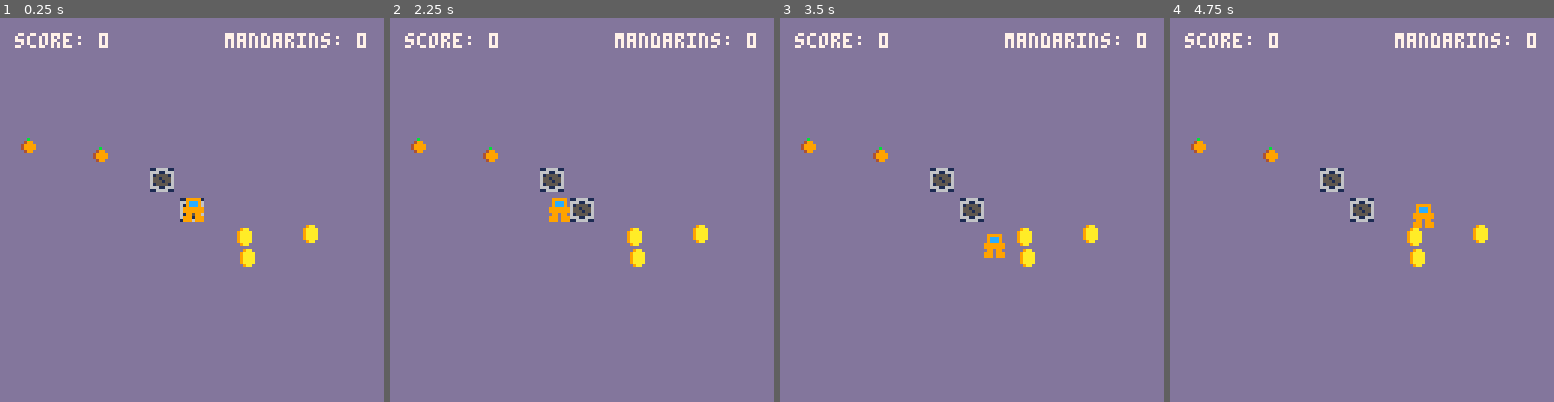
Above: before the commit, frames 1-4 (left to right).
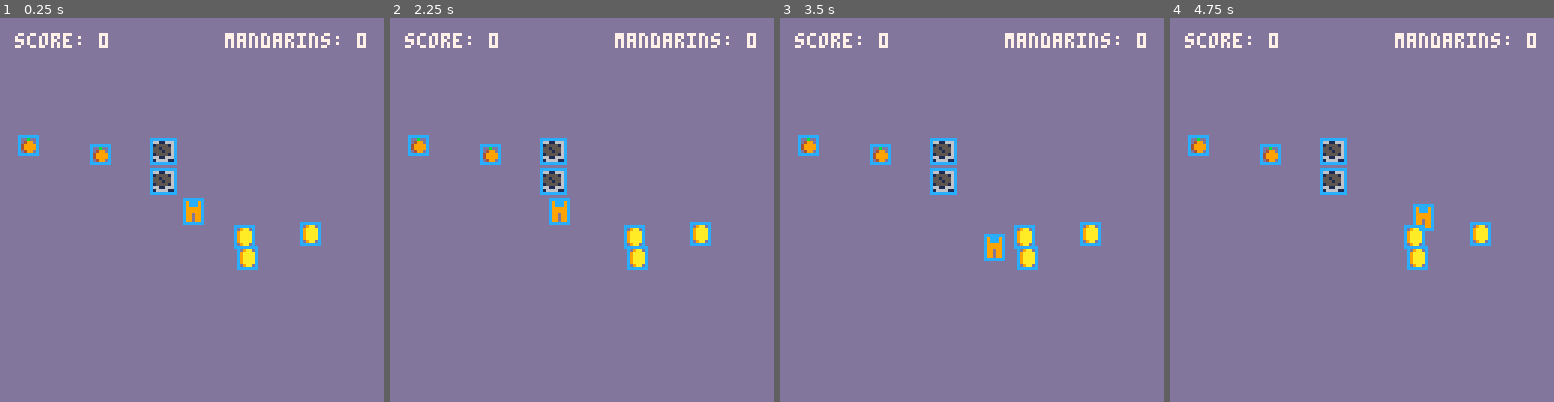
Above: after the commit, the same moments.

Repository: Thomasjkeel/first-game
Game: PICO-8 cartridge test_first_game.p8
Same seed, same stepped clock (60 frames per second), same inputs: the game is played once before the commit and once after it.
Inputs:
- Up to frame 1 (0.25 s): no input
- Up to frame 2 (2.25 s): hold Left from 1.97 s (still down)
- Up to frame 3 (3.5 s): release Left at 2.37 s; hold Down 2.42-2.82 s; hold Right from 2.87 s (still down)
- Up to frame 4 (4.75 s): release Right at 3.53 s; hold Up 3.58-4.08 s; hold Right 4.13-4.53 s; hold Down from 4.58 s (still down)

The runs differ from the first frame. In frame 1, 1.7% of the frame differs, in the area x 4-84%, y 30-66%; in frame 2, 2.0%; in frame 3, 2.0%; in frame 4, 2.0%.

Commit message:
add width and height attributes

Diff:
--- a/test_first_game.p8
+++ b/test_first_game.p8
@@ -18,12 +18,15 @@
   y=64,
   color=9,
   name="thomas",
+  width=6,
+  height=8,
   radius=4,
   move_speed=1,
   mandarin_alligned=false,
   draw=function(self)
    spr(1, self.x-3, self.y-4)
    -- circ(self.x,self.y,self.radius,12)
+   rect(self.x-3,self.y-4,self.x-3+self.width,self.y-4+self.height, 12)
   end,
   update=function(self)
    if btn(0) then
@@ -68,7 +71,7 @@
  -- blocks
  blocks={
   make_block(50,50),
-  make_block(60,60)
+  make_block(50,40)
  }
 
 end
@@ -113,6 +116,8 @@
  local coin={
   x=flr(rnd(40))+64,
   y=flr(rnd(40))+64,
+  width=6,
+  height=7,
   radius=3,
   name="coin",
   iscollected=false,
@@ -122,6 +127,7 @@
    if not self.iscollected then
     spr(3, self.x-3, self.y-4)
     -- circ(self.x,self.y,self.radius,12)
+    rect(self.x-3,self.y-4,self.x-3+self.width,self.y-4+self.height,12)
    end
   end
  }
@@ -132,6 +138,8 @@
  local mandarin={
   x=flr(rnd(40))+5,
   y=flr(rnd(40))+10,
+  width=6,
+  height=6,
   radius=3,
   name="mandarin",
   iscollected=false,
@@ -141,6 +149,7 @@
    if not self.iscollected then
     spr(4, self.x-3, self.y-3)
     -- circ(self.x,self.y,self.radius,12)
+    rect(self.x-3,self.y-3,self.x-3+self.width,self.y-3+self.height,12)
    end
   end
  }
@@ -157,11 +166,20 @@
   end,
   draw=function(self)
    spr(2,self.x,self.y)
+   rect(self.x,self.y,self.x+self.width,self.y+self.height, 12)
   end
  }
  return block
 end
 
+
+function lines_overlapping(min1,max1,min2,max2)
+ return max1>min2 and max2>min1
+end
+
+function rect_overlapping(left1,right1,top1,bottom1,left2,right2,top2,bottom2)
+ return lines_overlapping(left1,right1,left2,right2) and lines_overlapping(top1,bottom1,top2,bottom2)
+end
 
 function circ_overlapping(x1,y1,r1,x2,y2,r2)
  local dx=mid(-100,x2-x1,100)
